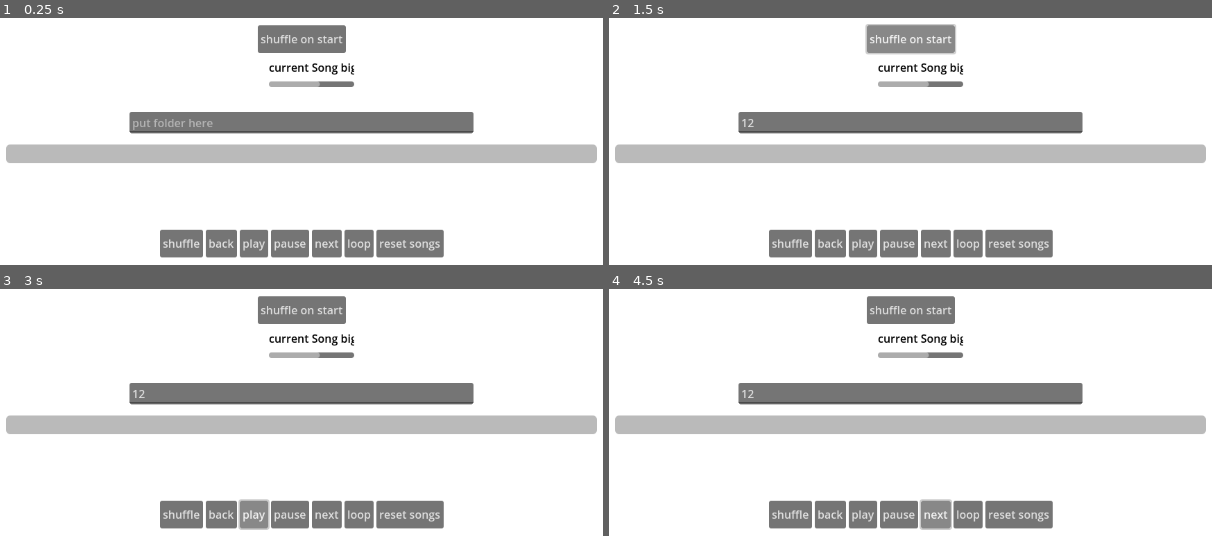
Above: before the commit, frames 1-4 (two rows, left to right).
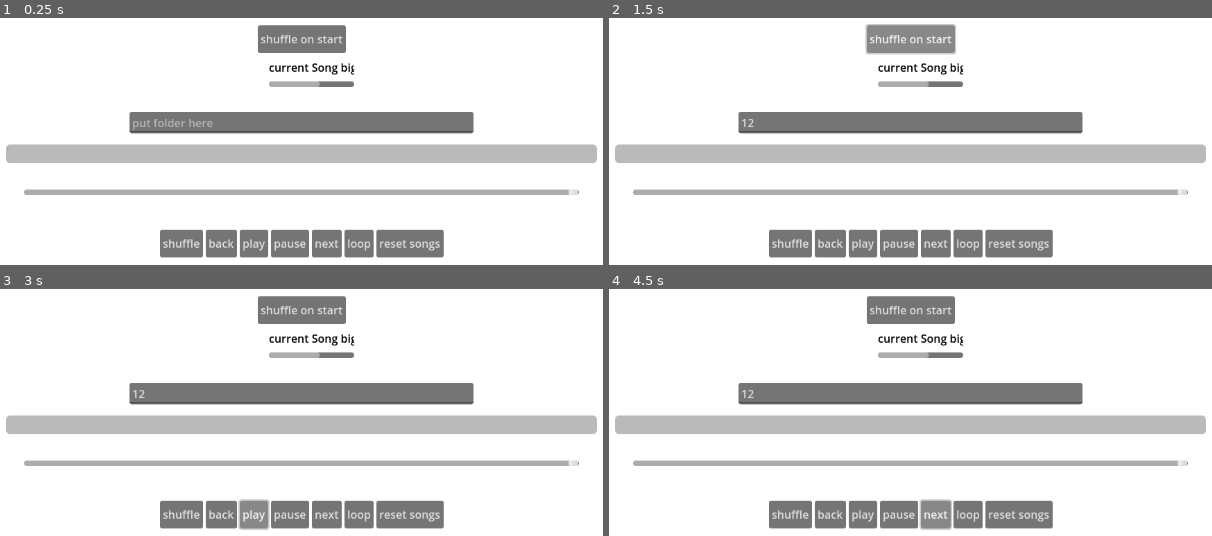
Above: after the commit, the same moments.

Repository: Silve45/MP3
Game: Godot game, scene res://scenes/mp_3_player.tscn
Same seed, same stepped clock (60 frames per second), same inputs: the game is played once before the commit and once after it.
Inputs (mouse positions are in pixels of both pictures, inside the frame that each line leads up to):
- Up to frame 1 (0.25 s): no input
- Up to frame 2 (1.5 s): click (910, 121) at 0.52 s; type "12" at 0.6 s; click "shuffle on start" at 1.25 s
- Up to frame 3 (3 s): click "shuffle on start" at 2 s; click "play" at 2.75 s
- Up to frame 4 (4.5 s): click "play" at 3.5 s; click "next" at 4.25 s

The runs differ from the first frame. In frame 1, 2.2% of the frame differs, in the area x 3-97%, y 69-72%; in frame 2, 2.2%; in frame 3, 2.2%; in frame 4, 2.2%.
Error before the commit: Stack overflow. Check for infinite recursion in your script. (res://assets/scripts/MP3Player.gd:102)
Error after the commit: Stack overflow. Check for infinite recursion in your script. (res://assets/scripts/MP3Player.gd:109)

Commit message:
added volume slider -added audio bus -added volume slider

Diff:
--- a/assets/scripts/MP3Player.gd
+++ b/assets/scripts/MP3Player.gd
@@ -6,6 +6,9 @@
 @onready var scrollContainer = $ScrollContainer
 @onready var scrollH = scrollContainer.get_h_scroll_bar()
 @onready var scrollTimer = $scrollTimer
+@onready var volumeSlider = $volume
+@onready var _bus := AudioServer.get_bus_index("Music")
+
 signal killTween
 
 var testSong = "C:/Users/silve/Documents/0-Kdenlive/newClipsFolder/music/OtherSongs/slowPaced/sans..mp3"
@@ -17,6 +20,10 @@
 	SaveData._load()
 	get_dir_contents(musicArray, testFolder)
 	#_hide_scroll_bars()
+
+func _on_volume_value_changed(value):
+	AudioServer.set_bus_volume_db(AudioServer.get_bus_index("Music"), value)
+	print("volume is ", AudioServer.get_bus_volume_db(_bus))
 
 func _on_shuffle_on_start_pressed():
 	_shuffle_on_start()
--- /dev/null
+++ b/default_bus_layout.tres
@@ -0,0 +1,9 @@
+[gd_resource type="AudioBusLayout" format=3 uid="uid://dkhdnv1xlwph6"]
+
+[resource]
+bus/1/name = &"Music"
+bus/1/solo = false
+bus/1/mute = false
+bus/1/bypass_fx = false
+bus/1/volume_db = 0.0
+bus/1/send = &"Master"
--- a/scenes/mp_3_player.tscn
+++ b/scenes/mp_3_player.tscn
@@ -35,6 +35,7 @@
 text = "shuffle on start"
 
 [node name="music" type="AudioStreamPlayer" parent="."]
+bus = &"Music"
 
 [node name="ProgressBar" type="ProgressBar" parent="."]
 layout_mode = 1
@@ -133,6 +134,22 @@
 wait_time = 3.0
 one_shot = true
 
+[node name="volume" type="HSlider" parent="."]
+layout_mode = 1
+anchors_preset = 8
+anchor_left = 0.5
+anchor_top = 0.5
+anchor_right = 0.5
+anchor_bottom = 0.5
+offset_left = -400.0
+offset_top = 48.0
+offset_right = 400.0
+offset_bottom = 64.0
+grow_horizontal = 2
+grow_vertical = 2
+min_value = -80.0
+max_value = 0.0
+
 [connection signal="pressed" from="shuffleOnStart" to="." method="_on_shuffle_on_start_pressed"]
 [connection signal="finished" from="music" to="." method="_on_music_finished"]
 [connection signal="pressed" from="ButtonsContainer/shuffle" to="." method="_on_shuffle_pressed"]
@@ -144,3 +161,4 @@
 [connection signal="pressed" from="ButtonsContainer/resetSongs" to="." method="_on_reset_songs_pressed"]
 [connection signal="text_submitted" from="LineEdit" to="." method="_on_line_edit_text_submitted"]
 [connection signal="timeout" from="scrollTimer" to="." method="_on_scroll_timer_timeout"]
+[connection signal="value_changed" from="volume" to="." method="_on_volume_value_changed"]
